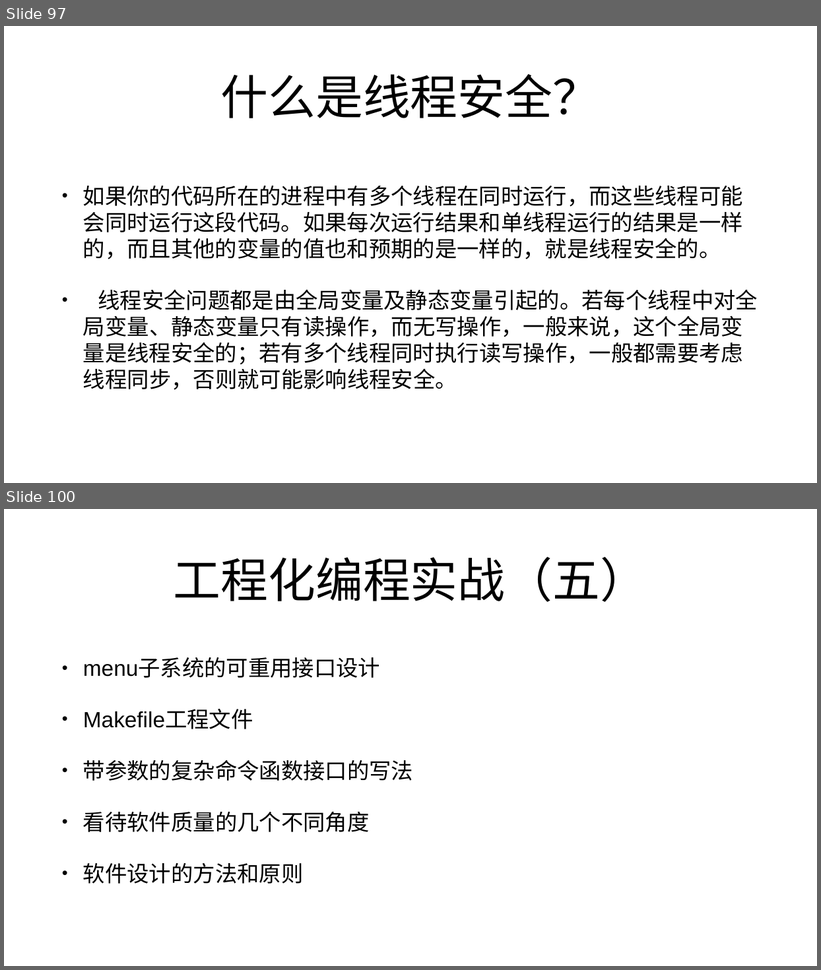
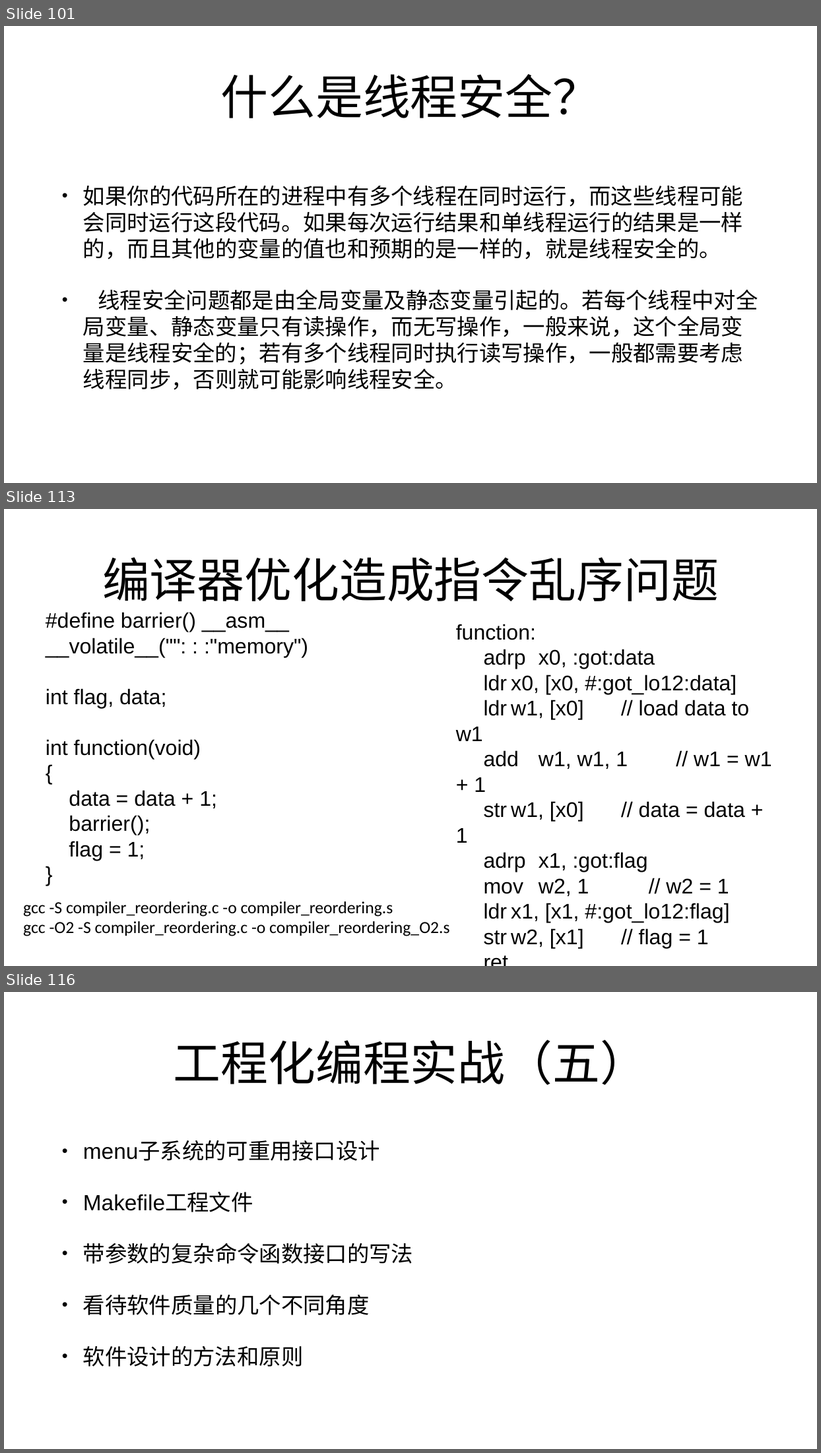
Before and after one commit to mengning/se, a slide deck: ppt/工程化编程实战——代码中的软件工程.pptx. Shown one above the other, each under a label of ours: slides 97 and 100 before the commit, slides 101, 113 and 116 after it; the slides between them are not shown. The pictures are 821x970 and 821x1453 pixels, drawn with LibreOffice and Linux fonts; fonts in the diff are those of the drawing. Boxes give left, top, right and bottom in pixels: in the first picture for what was removed or moved away, otherwise in the second. Text is boxed around its words. In the diff, an @@ line names an element or a change of style, - is before the commit and + after.

```diff
--- a/ppt/工程化编程实战——代码中的软件工程.pptx
+++ b/ppt/工程化编程实战——代码中的软件工程.pptx
@@ slide 113 added at box(4, 509, 817, 966), background #FFFFFF @@
@@ title added at box(102, 557, 719, 601), 112 pt, text #000000 @@
+编译器优化造成指令乱序问题
@@ text added at box(46, 612, 308, 861), 50 pt, text #000000 @@
+#define barrier() __asm__ __volatile__("": : :"memory")
+int flag, data;
+int function(void)
+{
+data = data + 1;
+barrier();
+flag = 1;
+}
@@ text added at box(456, 649, 772, 949), 50 pt, text #000000 @@
+function:
+adrp x0, :got:data
+ldr x0, [x0, #:got_lo12:data]
+ldr w1, [x0] // load data to w1
+add w1, w1, 1 // w1 = w1 + 1
+str w1, [x0] // data = data + 1
+adrp x1, :got:flag
+mov w2, 1 // w2 = 1
+ldr x1, [x1, #:got_lo12:flag]
+str w2, [x1] // flag = 1
+ret
@@ text added at box(23, 902, 450, 937), 40 pt, text #000000 @@
+gcc -S compiler_reordering.c -o compiler_reordering.s
+gcc -O2 -S compiler_reordering.c -o compiler_reordering_O2.s
@@ what was slide 97 is now slide 101 @@
@@ what was slide 100 is now slide 116 @@
```
Also in this commit, not shown: 20 slides changed, 15 other slides added, 1 other file.
